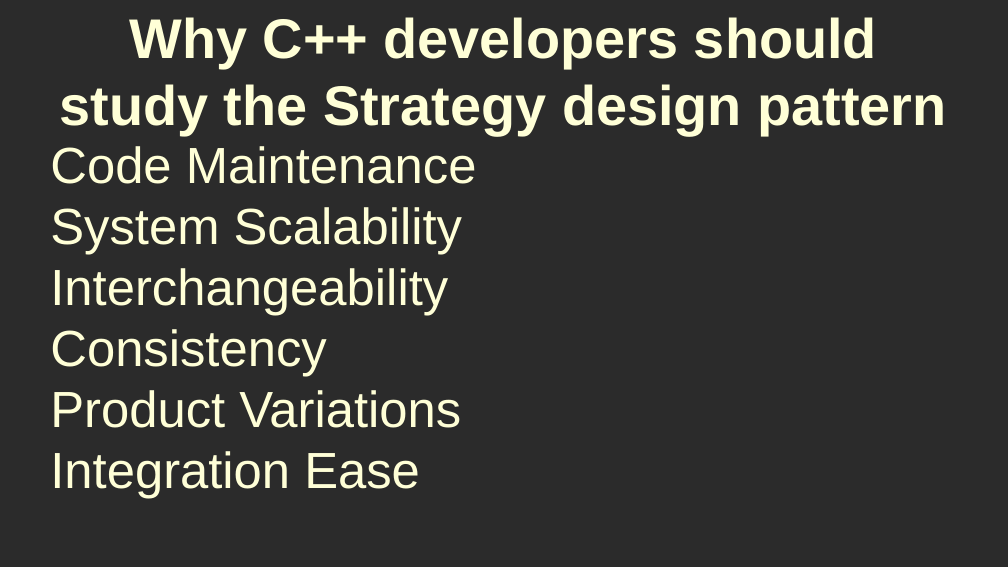
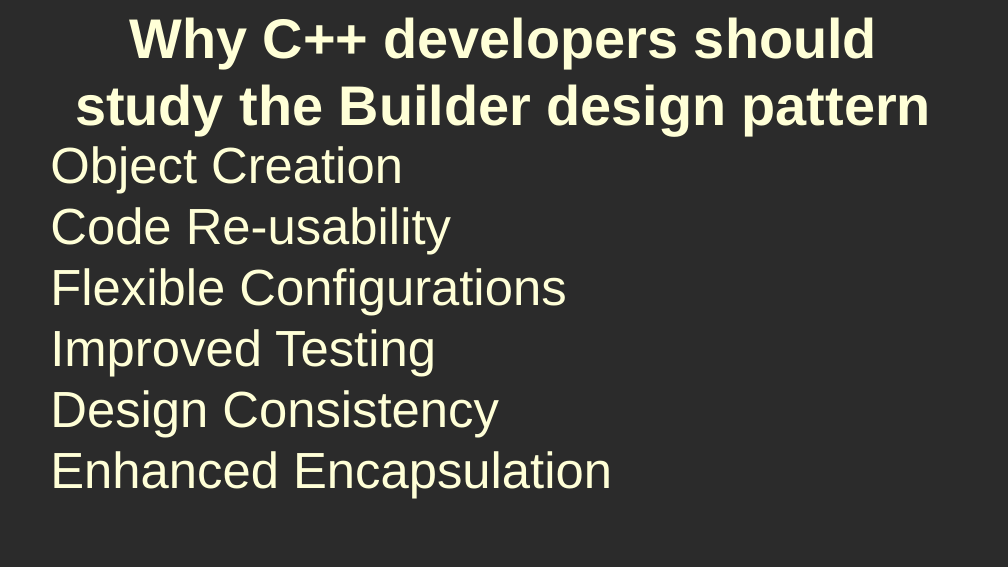
Before and after one commit to RayAndrade/CPPstudy, a slide deck: slide 7 of Creational/Builder/intro/why.odp (slide 8 before the commit). Drawn at 1008x567 pixels with LibreOffice and Linux fonts; fonts in the diff are those of the drawing; background and template pictures are left out; a plain dark background stands for a picture behind light text. Boxes give left, top, right and bottom in pixels: in the first picture for what was removed or moved away, otherwise in the second. Text is boxed around its words. In the diff, an @@ line names an element or a change of style, - is before the commit and + after.

```diff
--- a/Creational/Builder/intro/why.odp
+++ b/Creational/Builder/intro/why.odp
@@ title at [75, 17, 931, 135]: text changed @@
-Why C++ developers should study the Strategy design pattern
+Why C++ developers should study the Builder design pattern
@@ subtitle at [50, 146, 612, 498]: text changed @@
-Code Maintenance
-System Scalability
-Interchangeability
-Consistency
-Product Variations
-Integration Ease
+Object Creation
+Code Re-usability
+Flexible Configurations
+Improved Testing
+Design Consistency
+Enhanced Encapsulation
```
Also in this commit, not shown: 7 other slides changed, 1 slide removed, 9 other files.
